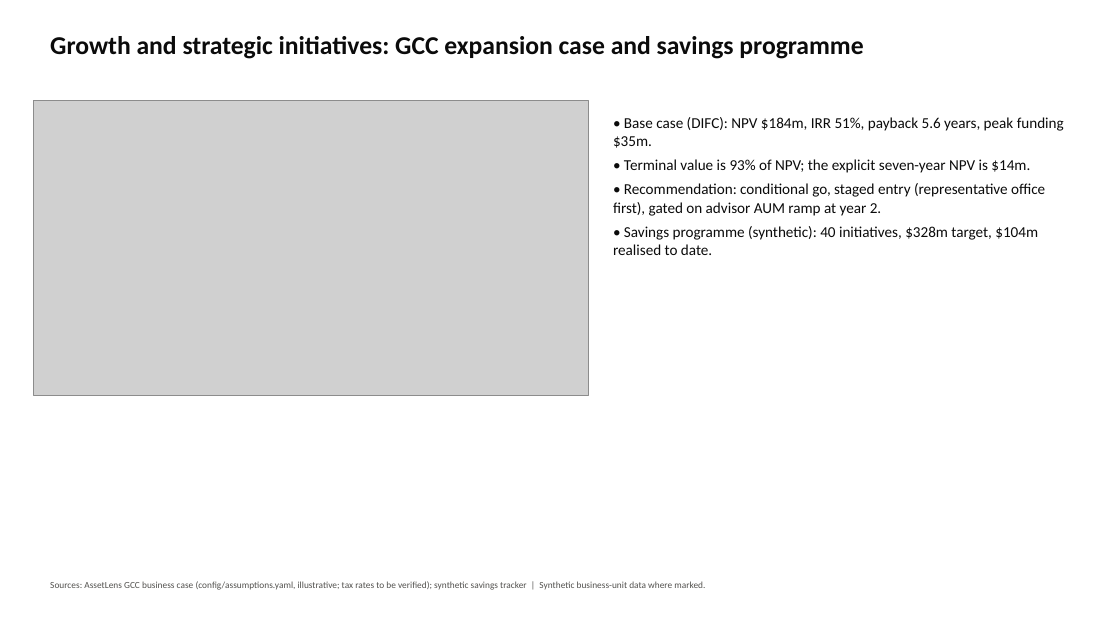
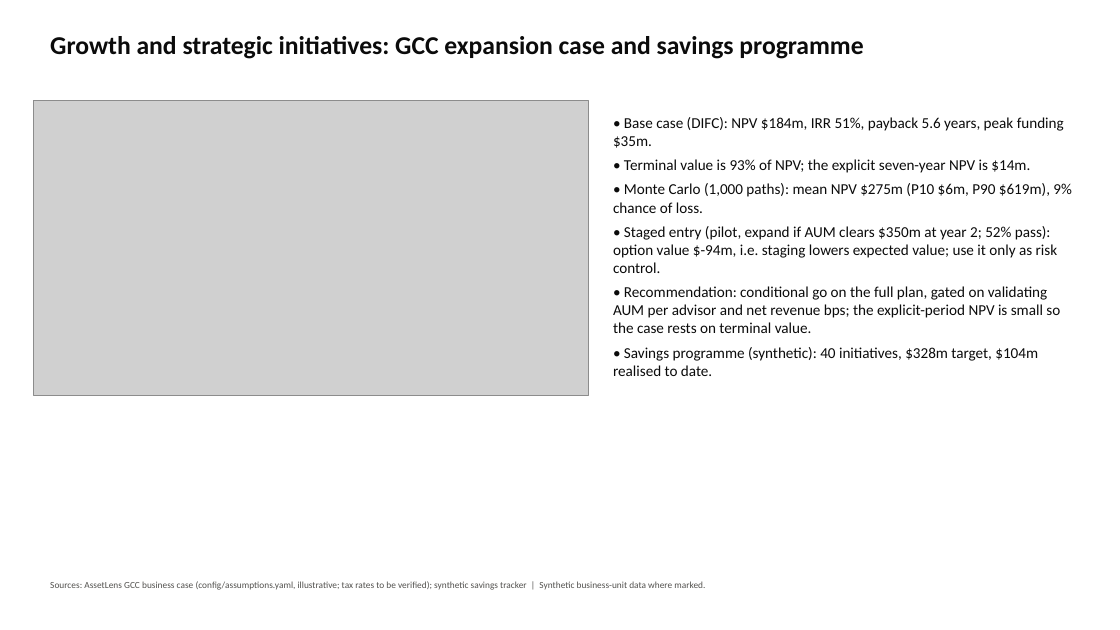
Before and after one commit to swalihnm/assetlens, a slide deck: slide 5 of outputs/deck/AssetLens_Board_Pack.pptx. Drawn at 1120x630 pixels with LibreOffice and Linux fonts; fonts in the diff are those of the drawing; grey boxes stand for pictures. Boxes give left, top, right and bottom in pixels: in the first picture for what was removed or moved away, otherwise in the second. Text is boxed around its words. In the diff, an @@ line names an element or a change of style, - is before the commit and + after.

```diff
--- a/outputs/deck/AssetLens_Board_Pack.pptx
+++ b/outputs/deck/AssetLens_Board_Pack.pptx
@@ text at (x1=613, y1=183, x2=1072, y2=333): text changed @@
-• Recommendation: conditional go, staged entry (representative office first), gated on advisor AUM ramp at year 2.
+• Monte Carlo (1,000 paths): mean NPV $275m (P10 $6m, P90 $619m), 9% chance of loss.
+• Staged entry (pilot, expand if AUM clears $350m at year 2; 52% pass): option value $-94m, i.e. staging lowers expected value; use it only as risk control.
+• Recommendation: conditional go on the full plan, gated on validating AUM per advisor and net revenue bps; the explicit-period NPV is small so the case rests on terminal value.
```
Also in this commit, not shown: 1 other slide changed, 6 other files.
